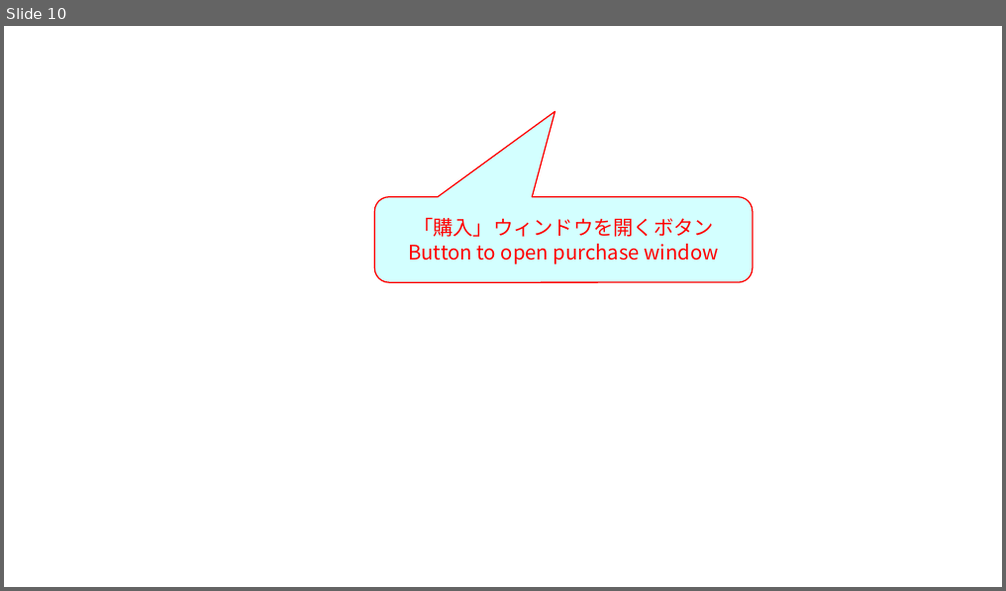
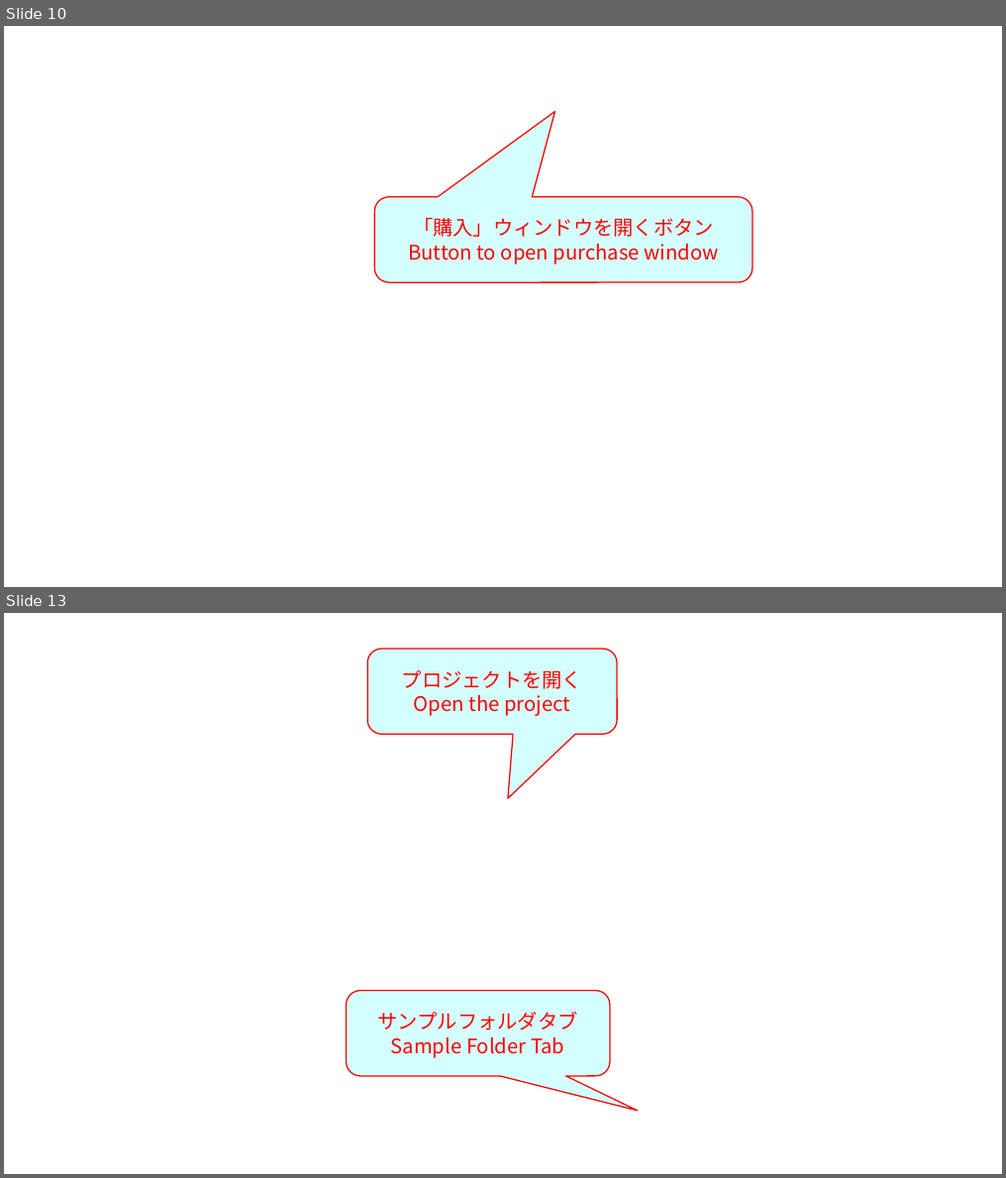
Before and after one commit to takezoff/x8support, a slide deck: work/x8_figures.odp. Shown one above the other, each under a label of ours: slide 10 before the commit, slides 10 and 13 after it; the slides between them are not shown. The pictures are 1006x591 and 1006x1178 pixels, drawn with LibreOffice and Linux fonts; fonts in the diff are those of the drawing; background and template pictures are left out. Boxes give left, top, right and bottom in pixels: in the first picture for what was removed or moved away, otherwise in the second. Text is boxed around its words. In the diff, an @@ line names an element or a change of style, - is before the commit and + after.

```diff
--- a/work/x8_figures.odp
+++ b/work/x8_figures.odp
@@ slide 13 added at bbox=[4, 613, 1002, 1174], background picture (left out) @@
@@ rounded speech box added at bbox=[368, 649, 618, 734], fill #CCFFFF at 85% opacity, outline #FF0000 0.99 pt, 16 pt, text #FF0000 @@
+プロジェクトを開く
+Open the project
@@ rounded speech box added at bbox=[347, 990, 610, 1075], fill #CCFFFF at 85% opacity, outline #FF0000 0.99 pt, 16 pt, text #FF0000 @@
+サンプルフォルダタブ
+Sample Folder Tab
```
Also in this commit, not shown: 19 other slides added, 43 other files.
